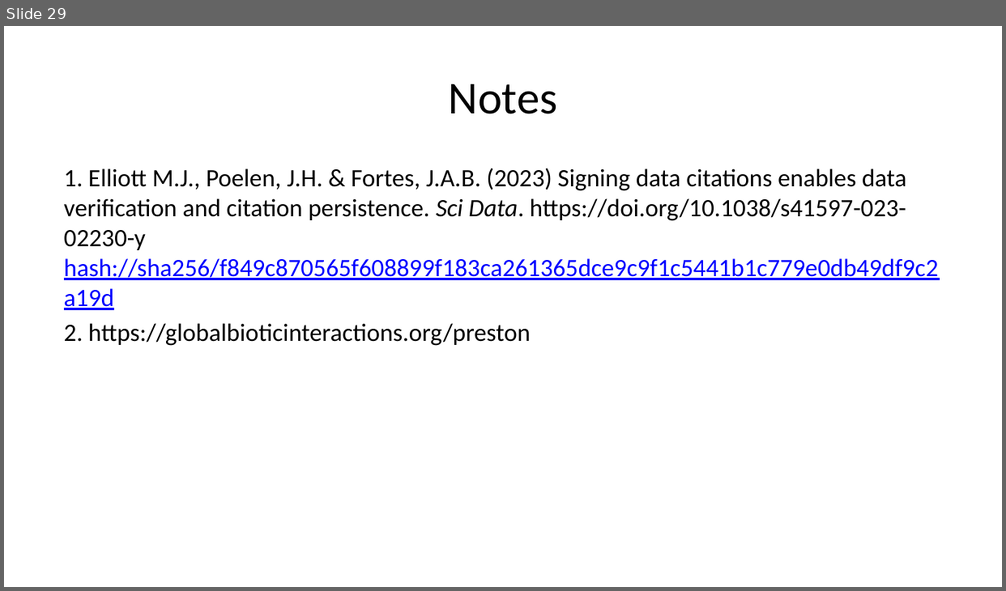
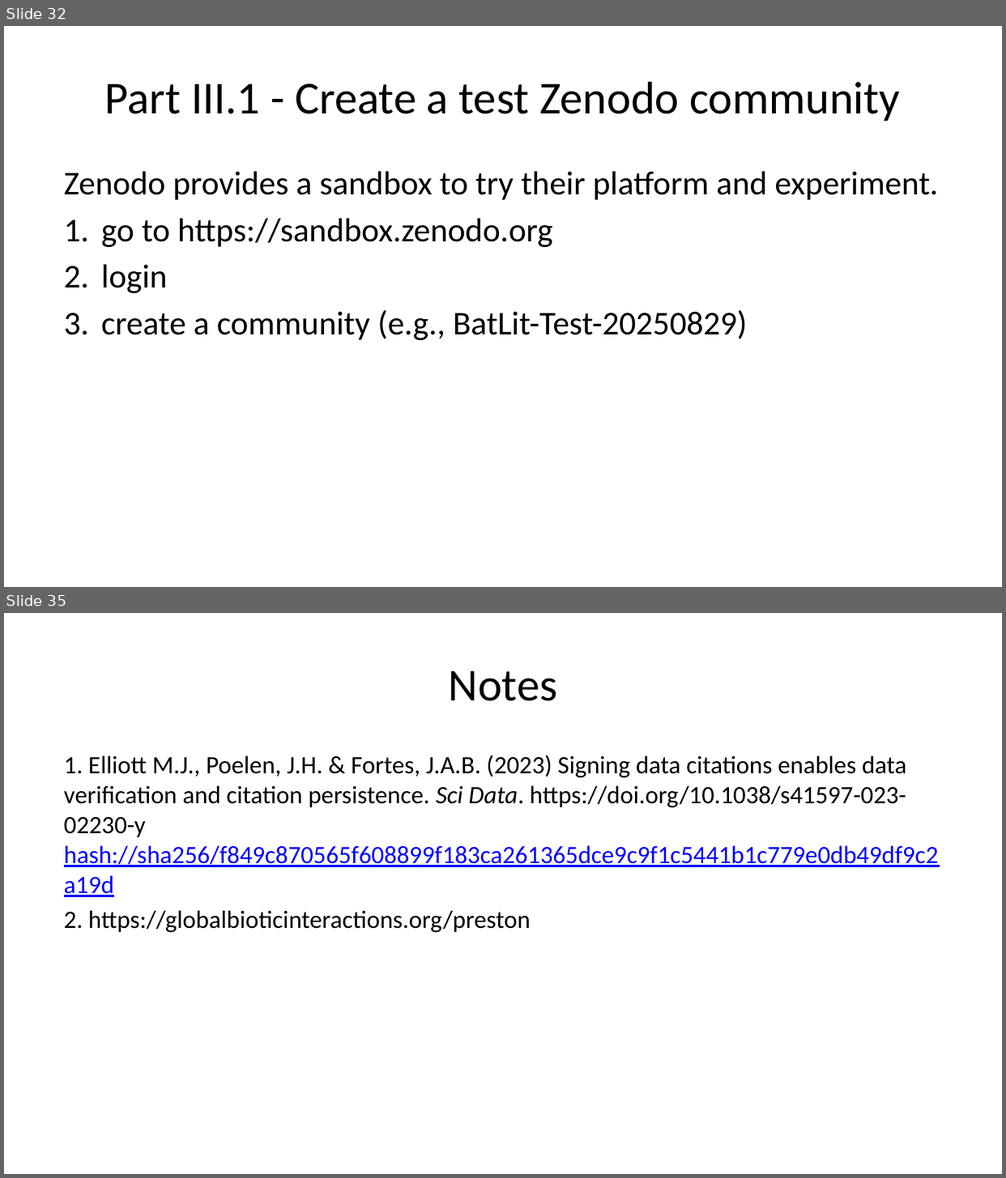
Before and after one commit to bat-literature/bat-literature.github.io, a slide deck: workshop.pptx. Shown one above the other, each under a label of ours: slide 29 before the commit, slides 32 and 35 after it; the slides between them are not shown. The pictures are 1006x591 and 1006x1178 pixels, drawn with LibreOffice and Linux fonts; fonts in the diff are those of the drawing. Boxes give left, top, right and bottom in pixels: in the first picture for what was removed or moved away, otherwise in the second. Text is boxed around its words. In the diff, an @@ line names an element or a change of style, - is before the commit and + after.

```diff
--- a/workshop.pptx
+++ b/workshop.pptx
@@ slide 32 added at (4, 26, 1002, 587), background #FFFFFF @@
@@ title added at (105, 81, 900, 121), 33 pt, text #000000 @@
+Part III.1 - Create a test Zenodo community
@@ text added at (64, 171, 939, 340), 24 pt, text #000000 @@
+Zenodo provides a sandbox to try their platform and experiment.
+1. go to https://sandbox.zenodo.org
+2. login
+3. create a community (e.g., BatLit-Test-20250829)
@@ what was slide 29 is now slide 35 @@
```
Also in this commit, not shown: 13 slides changed, 5 other slides added, 3 other files.
